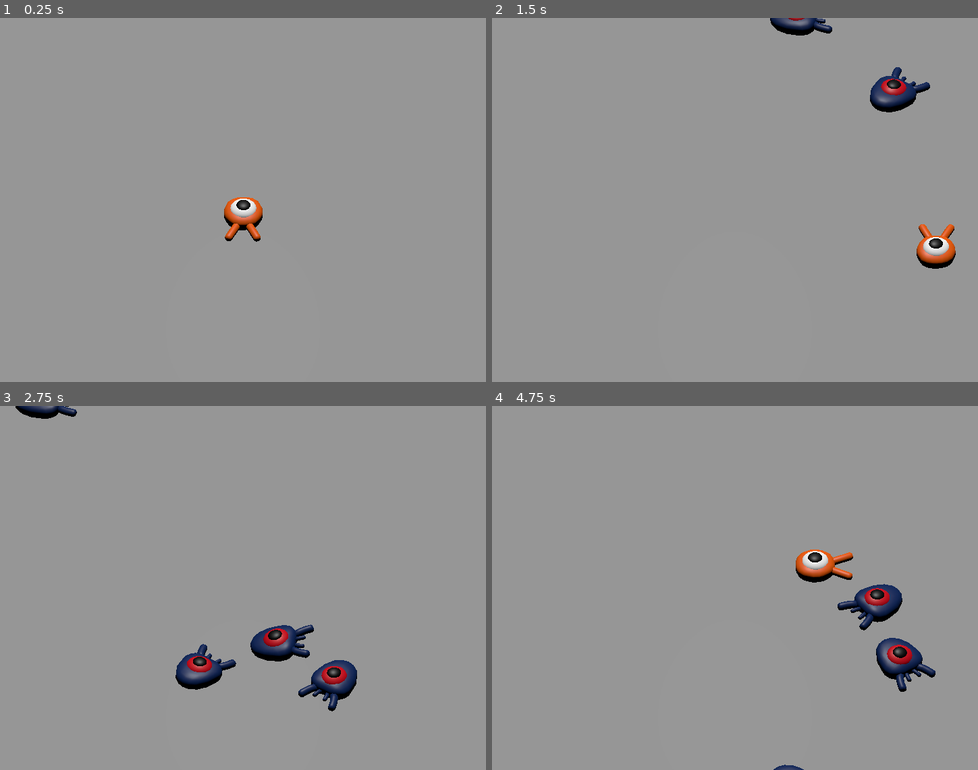
Above: before the commit, frames 1-4 (two rows, left to right).
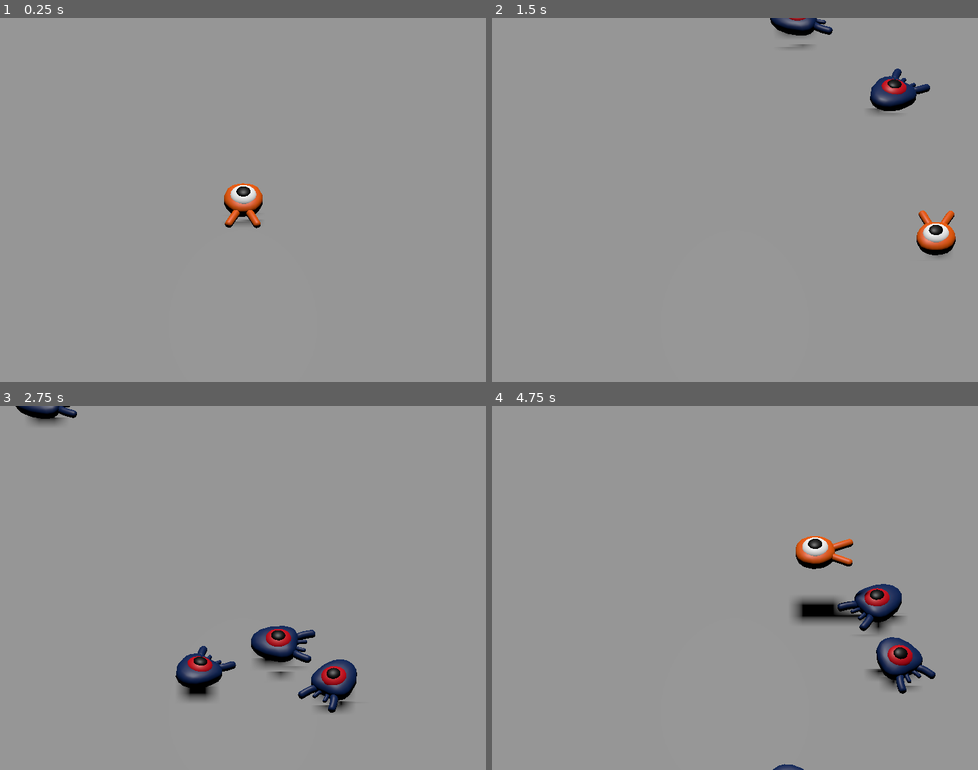
Above: after the commit, the same moments.

Repository: erikringwalters/SquashTheCreeps
Game: Godot game, scene res://Main.tscn
Same seed, same stepped clock (60 frames per second), same inputs: the game is played once before the commit and once after it.
Inputs:
- Up to frame 1 (0.25 s): no input
- Up to frame 2 (1.5 s): tap Enter at 0.5 s; hold Right (move_right) 0.53-1.28 s; tap Space (jump) at 0.77 s; hold Down (move_back) from 1.28 s (still down)
- Up to frame 3 (2.75 s): tap Space (jump) at 1.52 s; release Down (move_back) at 2.03 s; hold Right (move_right) from 2.03 s (still down)
- Up to frame 4 (4.75 s): release Right (move_right) at 2.78 s; hold Up (move_forward) 2.78-3.53 s; tap Space (jump) at 3.02, 3.77, 4.52 s; hold Left (move_left) from 3.53 s (still down)

The runs differ from the first frame. In frame 1, 1.0% of the frame differs, in the area x 46-55%, y 45-62%; in frame 2, 1.3%; in frame 3, 1.6%; in frame 4, 2.6%, in the area x 57-92%, y 35-100%.

Commit message:
player death

Diff:
--- a/Main.gd
+++ b/Main.gd
@@ -15,3 +15,7 @@
 	mob.initialize(mob_spawn_location.position, player_position)
 
 	add_child(mob)
+
+
+func _on_player_hit():
+	$MobTimer.stop()
--- a/Main.tscn
+++ b/Main.tscn
@@ -28,7 +28,7 @@
 mob_scene = ExtResource("2_a37g2")
 
 [node name="Ground" type="StaticBody3D" parent="."]
-transform = Transform3D(1, 0, 0, 0, 1, 0, 0, 0, 1, 0, -3, 0)
+transform = Transform3D(1, 0, 0, 0, 1, 0, 0, 0, 1, 0, -2, 0)
 collision_layer = 4
 collision_mask = 0
 
@@ -40,6 +40,7 @@
 
 [node name="DirectionalLight3D" type="DirectionalLight3D" parent="."]
 transform = Transform3D(1, 0, 0, 0, -0.258819, 0.965926, 0, -0.965926, -0.258819, 0, 50, 0)
+shadow_enabled = true
 
 [node name="Player" parent="." instance=ExtResource("1_l5mma")]
 
@@ -80,4 +81,5 @@
 wait_time = 0.5
 autostart = true
 
+[connection signal="hit" from="Player" to="." method="_on_player_hit"]
 [connection signal="timeout" from="MobTimer" to="." method="_on_mob_timer_timeout"]
--- a/Player.gd
+++ b/Player.gd
@@ -10,6 +10,8 @@
 @export var bounce_impulse = 16
 
 var target_velocity = Vector3.ZERO
+
+signal hit
 
 func _physics_process(delta):
 	var direction = Vector3.ZERO
@@ -57,3 +59,11 @@
 			if Vector3.UP.dot(collision.get_normal()) > 0.1:
 				mob.squash()
 				target_velocity.y = bounce_impulse
+
+
+func die():
+	hit.emit()
+	queue_free()
+
+func _on_mob_detector_body_entered(body):
+	die()
--- a/Player.tscn
+++ b/Player.tscn
@@ -1,10 +1,14 @@
-[gd_scene load_steps=4 format=3 uid="uid://rruy1wqwlhk0"]
+[gd_scene load_steps=5 format=3 uid="uid://rruy1wqwlhk0"]
 
 [ext_resource type="Script" path="res://Player.gd" id="1_38e5p"]
 [ext_resource type="PackedScene" uid="uid://drf7so08lwtm0" path="res://art/player.glb" id="1_p2ykv"]
 
 [sub_resource type="SphereShape3D" id="SphereShape3D_0jkx7"]
 radius = 1.0
+
+[sub_resource type="CylinderShape3D" id="CylinderShape3D_gwbhs"]
+height = 0.2
+radius = 1.2
 
 [node name="Player" type="CharacterBody3D"]
 collision_mask = 6
@@ -16,3 +20,14 @@
 
 [node name="CollisionShape3D" type="CollisionShape3D" parent="."]
 shape = SubResource("SphereShape3D_0jkx7")
+
+[node name="MobDetector" type="Area3D" parent="."]
+collision_layer = 0
+collision_mask = 2
+monitorable = false
+
+[node name="CollisionShape3D" type="CollisionShape3D" parent="MobDetector"]
+transform = Transform3D(1, 0, 0, 0, 1, 0, 0, 0, 1, 0, 0.4, 0)
+shape = SubResource("CylinderShape3D_gwbhs")
+
+[connection signal="body_entered" from="MobDetector" to="." method="_on_mob_detector_body_entered"]
--- a/project.godot
+++ b/project.godot
@@ -63,6 +63,5 @@
 
 [rendering]
 
-renderer/rendering_method="mobile"
 quality/driver/driver_name="GLES2"
 quality/filters/msaa=3
